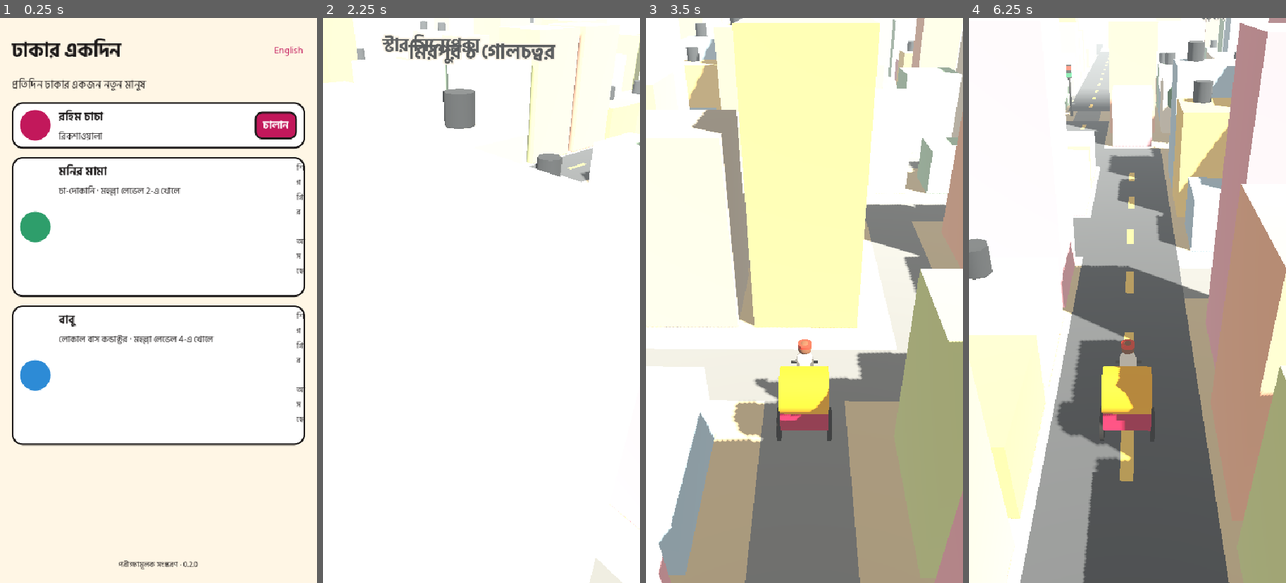
Above: before the commit, frames 1-4 (left to right).
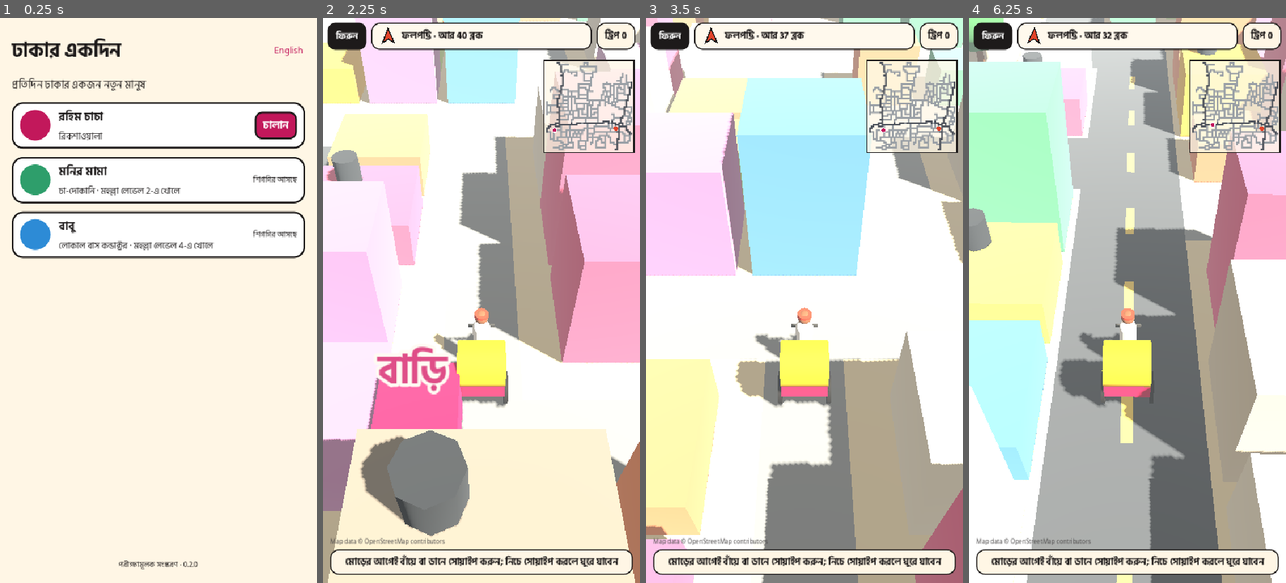
Above: after the commit, the same moments.

Repository: Habibur-Rahman-KUET-09/Dhakay-Akdin
Game: Godot game, scene res://scenes/main.tscn
Two runs of this game, one before a commit and one after it. Both use one fixed random seed, a clock stepped at 60 frames per second and the inputs below.
Inputs (mouse positions are in pixels of both pictures, inside the frame that each line leads up to):
- Up to frame 1 (0.25 s): no input
- Up to frame 2 (2.25 s): click "English" at 0.5 s; click "বাংলা" at 1.25 s; click "চালান" at 2 s
- Up to frame 3 (3.5 s): move the mouse to (874, 272) at 2.77 s; hold Right (ui_right) from 2.78 s (still down); click (874, 272) at 2.92 s
- Up to frame 4 (6.25 s): release Right (ui_right) at 3.5 s; drag from (1064, 328) to (1111, 413) at 3.52 s; move the mouse to (1159, 176) at 4.27 s; hold Right (ui_right) 4.28-5 s; drag from (1111, 413) to (1032, 215) at 5.02 s; move the mouse to (1222, 385) at 5.77 s; hold Left (ui_left) from 5.78 s (still down)

The runs differ from the first frame. In frame 1, 33% of the frame differs, in the area x 3-97%, y 25-76%; in frame 2, 72%, in the area x 0-100%, y 0-100%; in frame 3, 70%; in frame 4, 69%.
Error before the commit: Parse Error: Cannot infer the type of "text" variable because the value doesn't have a set type. (res://scripts/ui/hud.gd:144)

Commit message:
3D: fix the HUD script, catch script errors in CI, calmer town
- hud.gd did not compile (an untyped value given to an inferred
  variable), so the driving screen had no HUD and the exported APK could
  not load it. A test now compiles every script, and CI fails on any
  script error in the screenshots or the export.
- Softer light (less sun and ambient, filmic tone mapping), stronger
  wall colours, lower buildings (1 to 4 floors), camera higher behind
  the rickshaw so it sees over them.
- Home: "coming soon" no longer wraps one letter per line.
- Design doc: the move to Godot 3D recorded (stack, code layout, the
  character interface, art, plan, risks, decisions; swipes are turns).

Co-Authored-By: Claude Opus 5.5 <noreply@anthropic.com>
Claude-Session: https://claude.ai/code/session_01D5VTTbiAkjZrLBvbSQEf7i

Diff:
--- a/game/scripts/ui/home.gd
+++ b/game/scripts/ui/home.gd
@@ -92,7 +92,10 @@
 		drive.pressed.connect(func(): get_tree().change_scene_to_file("res://scenes/rickshaw.tscn"))
 		row.add_child(drive)
 	else:
-		row.add_child(Look.label(s.t("comingSoon"), 13))
+		var soon := Look.label(s.t("comingSoon"), 13)
+		soon.autowrap_mode = TextServer.AUTOWRAP_OFF
+		soon.size_flags_vertical = Control.SIZE_SHRINK_CENTER
+		row.add_child(soon)
 	return panel
 
 
--- a/game/scripts/ui/hud.gd
+++ b/game/scripts/ui/hud.gd
@@ -141,7 +141,7 @@
 		_me = me
 		_goal = goal
 		_mini.queue_redraw()
-	var text := notice if notice != "" else s.t("rickshawHint")
+	var text: String = notice if notice != "" else s.t("rickshawHint")
 	if _notice.text != text:
 		_notice.text = text
 		var fill := notice_colour if notice != "" else Look.CREAM
--- a/game/scripts/world/city.gd
+++ b/game/scripts/world/city.gd
@@ -18,8 +18,9 @@
 const DASH := Color("F6D365")
 const MARK := Color("F4F4F4")
 const WALLS := [
-	Color("F2B5C9"), Color("B9E0CB"), Color("FFE08A"), Color("B7D6F2"),
-	Color("F7C1A8"), Color("EDE6DA"), Color("C9C3BA"), Color("D8E7A8"),
+	Color("D9668F"), Color("5FAE86"), Color("E8B53A"), Color("5B97C9"),
+	Color("E08A63"), Color("C9BFAE"), Color("8F8A84"), Color("A8C25E"),
+	Color("B57FB3"), Color("D9D2C3"),
 ]
 
 
@@ -162,8 +163,8 @@
 				crown_colour.append(Color("4E9A52").lerp(Color("2F7A3A"), noise(p, 6)))
 				trunk_at.append(Transform3D(Basis(), centre(p, 1.0)))
 				continue
-			var floors := 1 + int(noise(p, 1) * (6 if street else 3))
-			var h := 1.0 + floors * 1.3
+			var floors := 1 + int(noise(p, 1) * (4 if street else 2))
+			var h := 0.6 + floors * 1.1
 			var size := T * (0.86 if noise(p, 4) < 0.7 else 0.7)
 			house_at.append(Transform3D(Basis.from_scale(Vector3(size, h, size)), centre(p, h / 2)))
 			house_colour.append(WALLS[int(noise(p, 2) * WALLS.size())])
--- a/game/scripts/world/rickshaw_scene.gd
+++ b/game/scripts/world/rickshaw_scene.gd
@@ -14,8 +14,8 @@
 const Hud = preload("res://scripts/ui/hud.gd")
 
 const SWIPE_PX := 36.0
-const CAMERA_BACK := 8.5
-const CAMERA_UP := 9.5
+const CAMERA_BACK := 7.0
+const CAMERA_UP := 11.0
 
 var strings := Strings.new()
 var shift: Shift
@@ -62,7 +62,8 @@
 	env.background_color = Color("C9DDEA")
 	env.ambient_light_source = Environment.AMBIENT_SOURCE_COLOR
 	env.ambient_light_color = Color("F3E9D8")
-	env.ambient_light_energy = 0.55
+	env.ambient_light_energy = 0.35
+	env.tonemap_mode = Environment.TONE_MAPPER_FILMIC
 	env.fog_enabled = true
 	env.fog_light_color = Color("D9E1E4")
 	env.fog_density = 0.006
@@ -72,7 +73,7 @@
 	var sun := DirectionalLight3D.new()
 	sun.rotation_degrees = Vector3(-52, -35, 0)
 	sun.light_color = Color("FFF1D6")
-	sun.light_energy = 1.1
+	sun.light_energy = 0.75
 	sun.shadow_enabled = true
 	sun.directional_shadow_max_distance = 55.0
 	add_child(sun)
@@ -160,7 +161,7 @@
 			w.rotate_x(-dt * d.speed * 4.0)
 	var forward := Vector3(-sin(_yaw), 0, -cos(_yaw))
 	camera.position = rickshaw.position - forward * CAMERA_BACK + Vector3.UP * CAMERA_UP
-	camera.look_at(rickshaw.position + forward * 5.0 + Vector3.UP * 0.5)
+	camera.look_at(rickshaw.position + forward * 3.0)
 
 
 func _update_hud() -> void:
--- a/game/tests/test_content.gd
+++ b/game/tests/test_content.gd
@@ -3,6 +3,20 @@
 
 const Balance = preload("res://scripts/rules/balance.gd")
 const Strings = preload("res://scripts/ui/strings.gd")
+
+
+## Every script compiles (a parse error elsewhere would only show on the
+## phone).
+func test_every_script_compiles() -> void:
+	var dirs := ["res://scripts"]
+	while not dirs.is_empty():
+		var dir: String = dirs.pop_back()
+		for sub in DirAccess.get_directories_at(dir):
+			dirs.append(dir.path_join(sub))
+		for f in DirAccess.get_files_at(dir):
+			if f.ends_with(".gd"):
+				var script: GDScript = load(dir.path_join(f))
+				check(script != null and script.can_instantiate(), "%s compiles" % f)
 
 
 func test_balance_numbers() -> void:
Not shown, changed: docs/DETAILED_DESIGN.md
